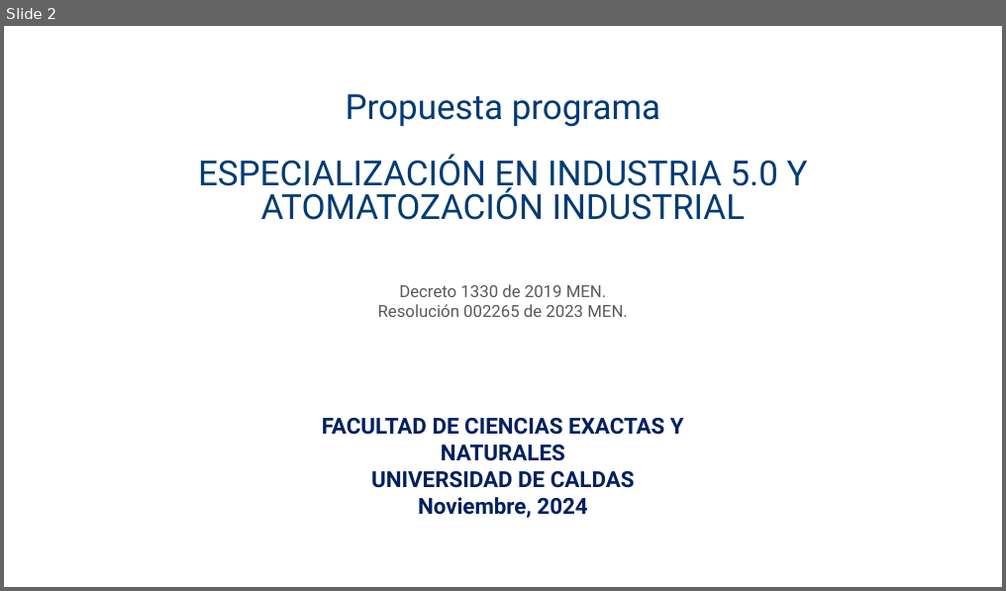
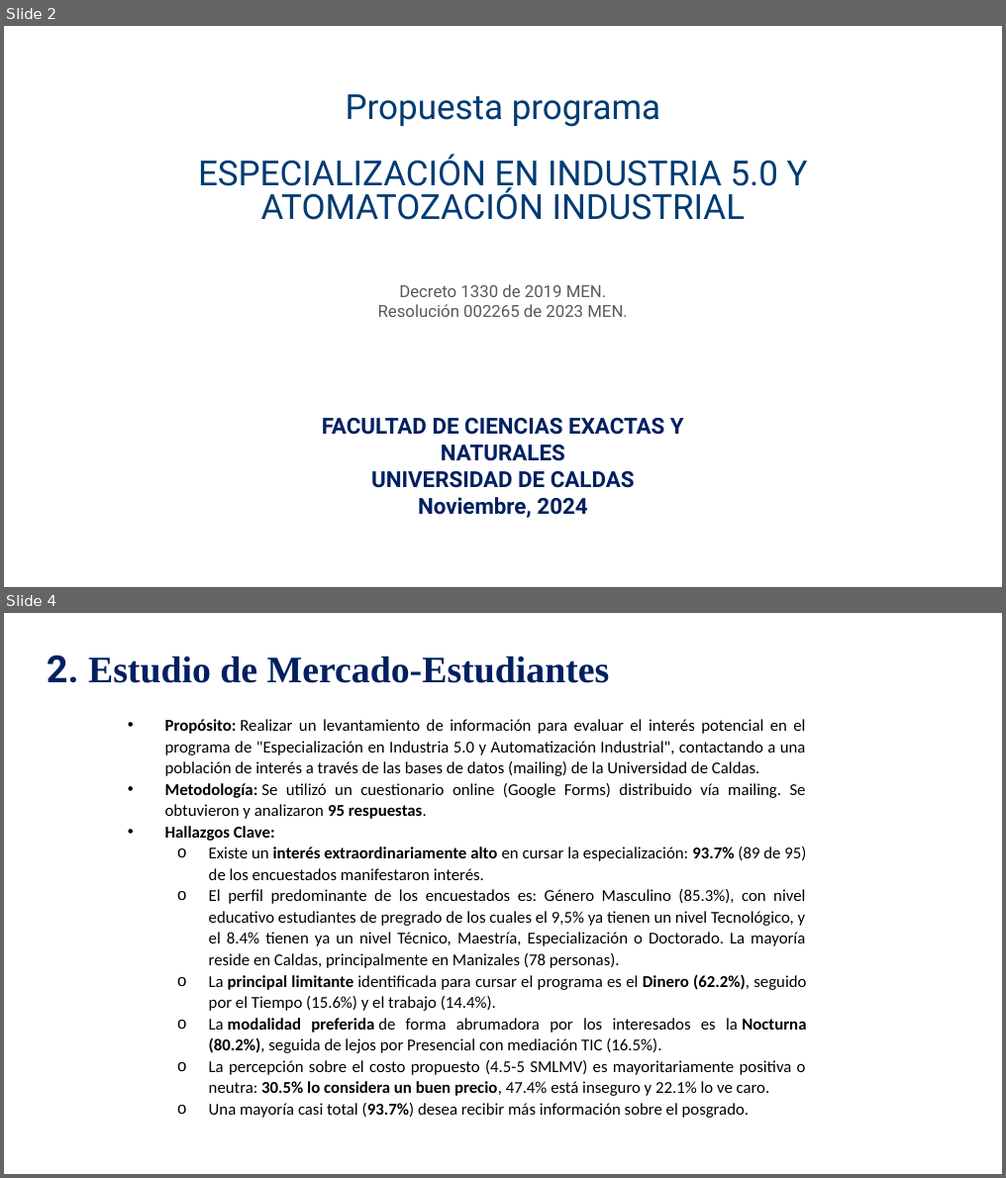
Before and after one commit to DanielVickG87/ESPECIALIZACION_EN_INDUSTRIA_5.0_Y_AUTOMATIZACION_INDUSTRIAL, a slide deck: Presentación decanatura PROGRAMA ESPECIALIZACIÓN EN INDUSTRIA 5.0.pptx. Shown one above the other, each under a label of ours: slide 2 before the commit, slides 2 and 4 after it; the slides between them are not shown. The pictures are 1006x591 and 1006x1178 pixels, drawn with LibreOffice and Linux fonts; fonts in the diff are those of the drawing; background and template pictures are left out. Boxes give left, top, right and bottom in pixels: in the first picture for what was removed or moved away, otherwise in the second. Text is boxed around its words. In the diff, an @@ line names an element or a change of style, - is before the commit and + after.

```diff
--- a/Presentación decanatura PROGRAMA ESPECIALIZACIÓN EN INDUSTRIA 5.0.pptx
+++ b/Presentación decanatura PROGRAMA ESPECIALIZACIÓN EN INDUSTRIA 5.0.pptx
@@ slide 4 added at (x1=4, y1=613, x2=1002, y2=1174), background picture (left out) @@
@@ text added at (x1=47, y1=655, x2=610, y2=683), 27 pt, text #002060, bold @@
+2. Estudio de Mercado-Estudiantes
@@ text added at (x1=165, y1=719, x2=806, y2=1118), 12 pt, text #000000 @@
+• Propósito: Realizar un levantamiento de información para evaluar el interés potencial en el programa de "Especialización en Industria 5.0 y Automatización Industrial", contactando a una población de interés a través de las bases de datos (mailing) de la Universidad de Caldas.
+• Metodología: Se utilizó un cuestionario online (Google Forms) distribuido vía mailing. Se obtuvieron y analizaron 95 respuestas.
+• Hallazgos Clave:
+  o Existe un interés extraordinariamente alto en cursar la especialización: 93.7% (89 de 95) de los encuestados manifestaron interés.
+  o El perfil predominante de los encuestados es: Género Masculino (85.3%), con nivel educativo estudiantes de pregrado de los cuales el 9,5% ya tienen un nivel Tecnológico, y el 8.4% tienen ya un nivel Técnico, Maestría, Especialización o Doctorado. La mayoría reside en Caldas, principalmente en Manizales (78 personas).
+  o La principal limitante identificada para cursar el programa es el Dinero (62.2%), seguido por el Tiempo (15.6%) y el trabajo (14.4%).
+  o La modalidad preferida de forma abrumadora por los interesados es la Nocturna (80.2%), seguida de lejos por Presencial con mediación TIC (16.5%).
+  o La percepción sobre el costo propuesto (4.5-5 SMLMV) es mayoritariamente positiva o neutra: 30.5% lo considera un buen precio, 47.4% está inseguro y 22.1% lo ve caro.
+  o Una mayoría casi total (93.7%) desea recibir más información sobre el posgrado.
```
Also in this commit, not shown: 7 slides changed, 14 other slides added, 2 slides removed, 10 other files.
